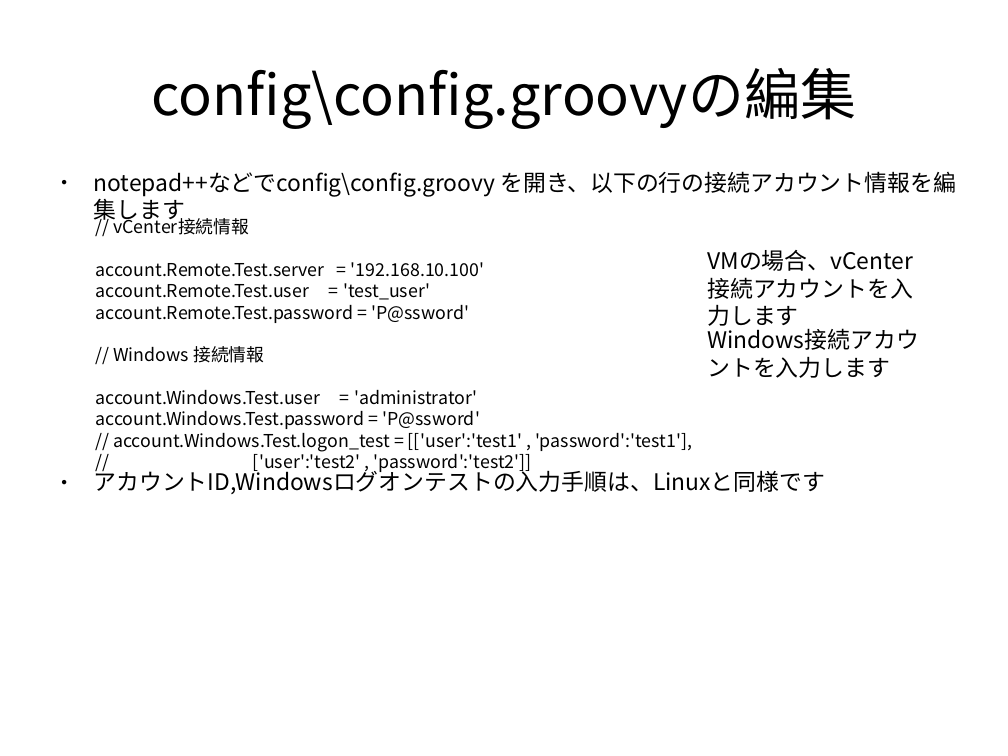
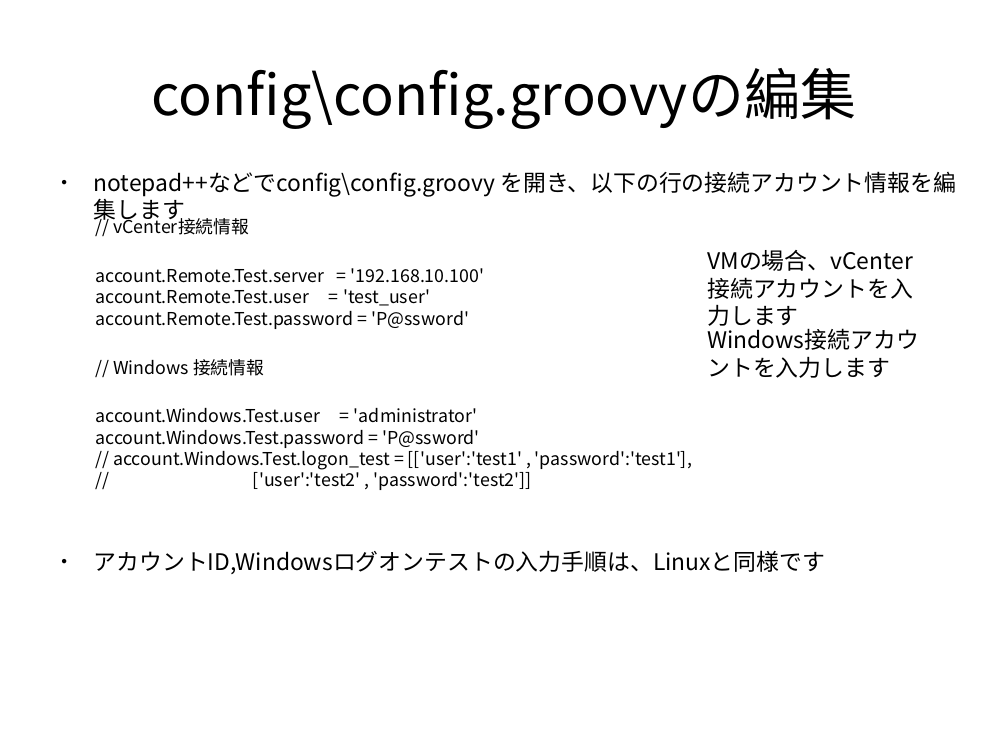
Before and after one commit to frsw3nr/gradle-server-acceptance, a slide deck: slide 32 of docs/jp/tutorial_test_pc.pptx. Drawn at 1008x756 pixels with LibreOffice and Linux fonts; fonts in the diff are those of the drawing. Boxes give left, top, right and bottom in pixels: in the first picture for what was removed or moved away, otherwise in the second. Text is boxed around its words. In the diff, an @@ line names an element or a change of style, - is before the commit and + after.

```diff
--- a/docs/jp/tutorial_test_pc.pptx
+++ b/docs/jp/tutorial_test_pc.pptx
@@ text "// vCenter接続情報" rewrapped from box(95, 215, 692, 452) to box(95, 215, 692, 490) @@
@@ text "アカウントID,Windowsログオンテストの入力手順は、Linuxと同様です": place and size @@
-text "アカウントID,Windowsログオンテストの入力手順は、Linuxと同様です" at box(94, 467, 826, 494)
+text "アカウントID,Windowsログオンテストの入力手順は、Linuxと同様です" at box(94, 550, 826, 574)
```
Also in this commit, not shown: 16 other slides changed, 8 slides added, 10 other files.
